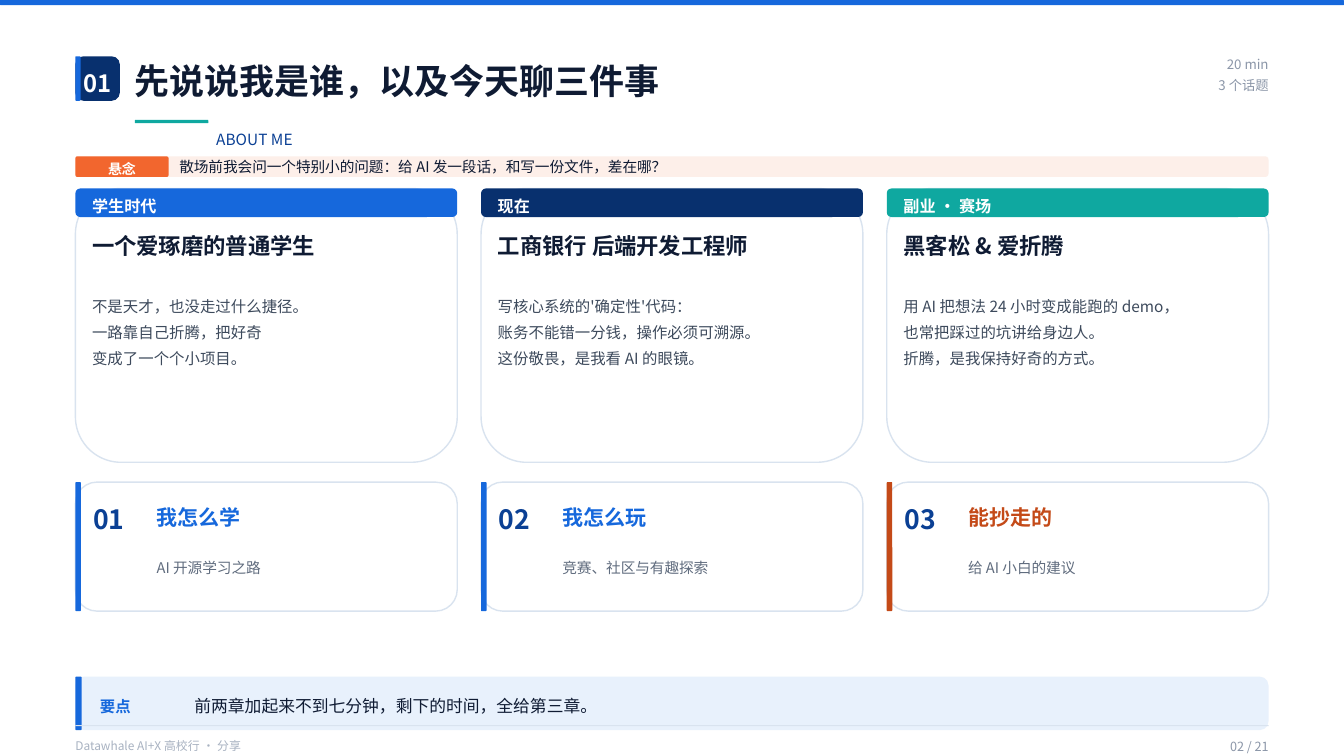
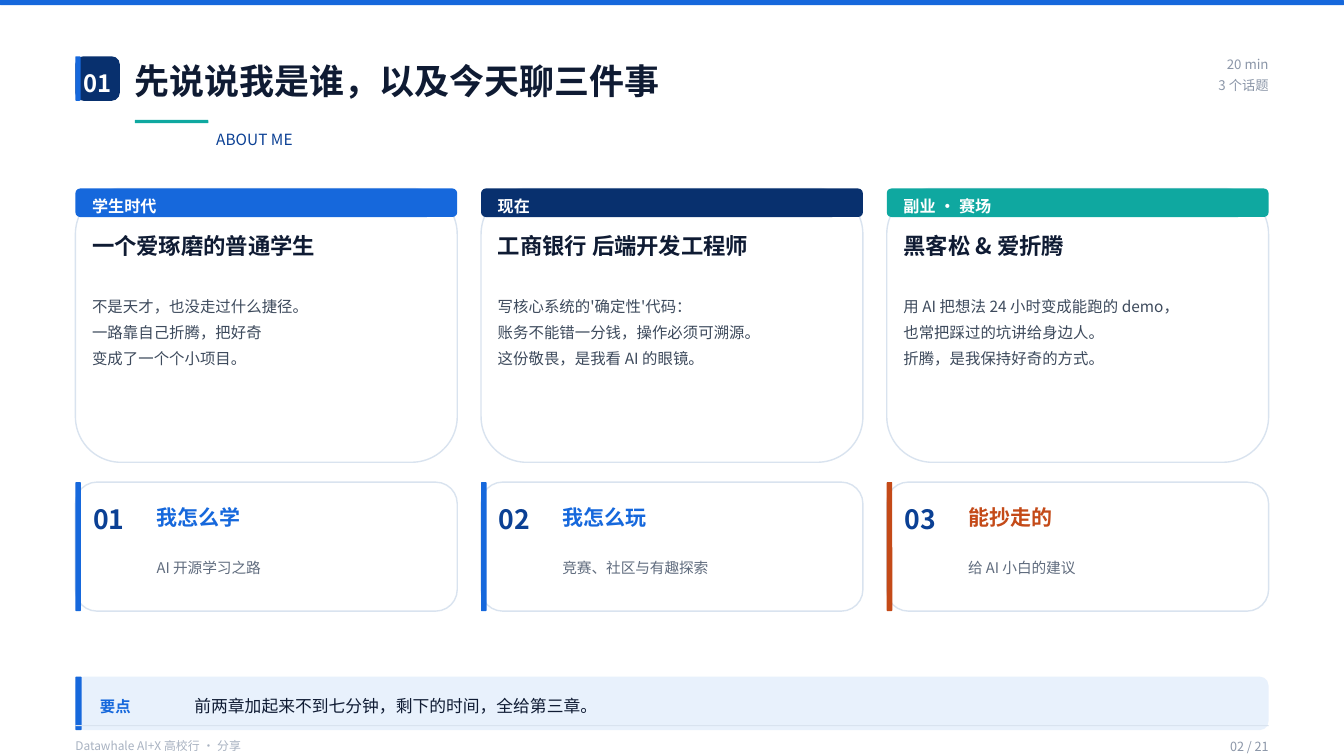
Before and after one commit to Frocir/aix-talk, a slide deck: slide 2 of aix-talk-26pages.pptx. Drawn at 1344x756 pixels with LibreOffice and Linux fonts; fonts in the diff are those of the drawing. Boxes give left, top, right and bottom in pixels: in the first picture for what was removed or moved away, otherwise in the second. Text is boxed around its words. In the diff, an @@ line names an element or a change of style, - is before the commit and + after.

```diff
--- a/aix-talk-26pages.pptx
+++ b/aix-talk-26pages.pptx
@@ rounded rectangle removed at [76, 156, 1269, 176] @@
@@ rounded rectangle removed at [76, 156, 169, 176] @@
@@ text removed at [108, 161, 136, 179] @@
-悬念
@@ text removed at [179, 159, 667, 174] @@
-散场前我会问一个特别小的问题：给 AI 发一段话，和写一份文件，差在哪？
```
Also in this commit, not shown: 8 other slides changed, 1 other file.
